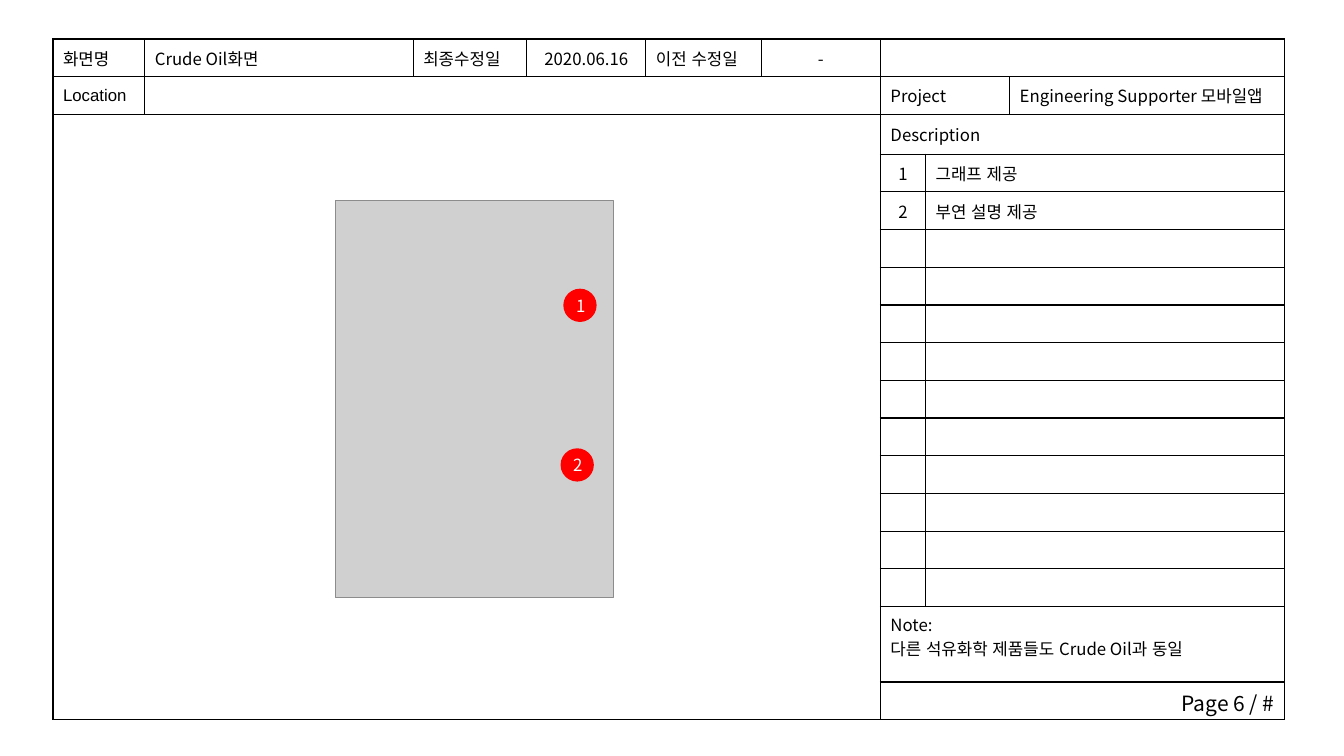
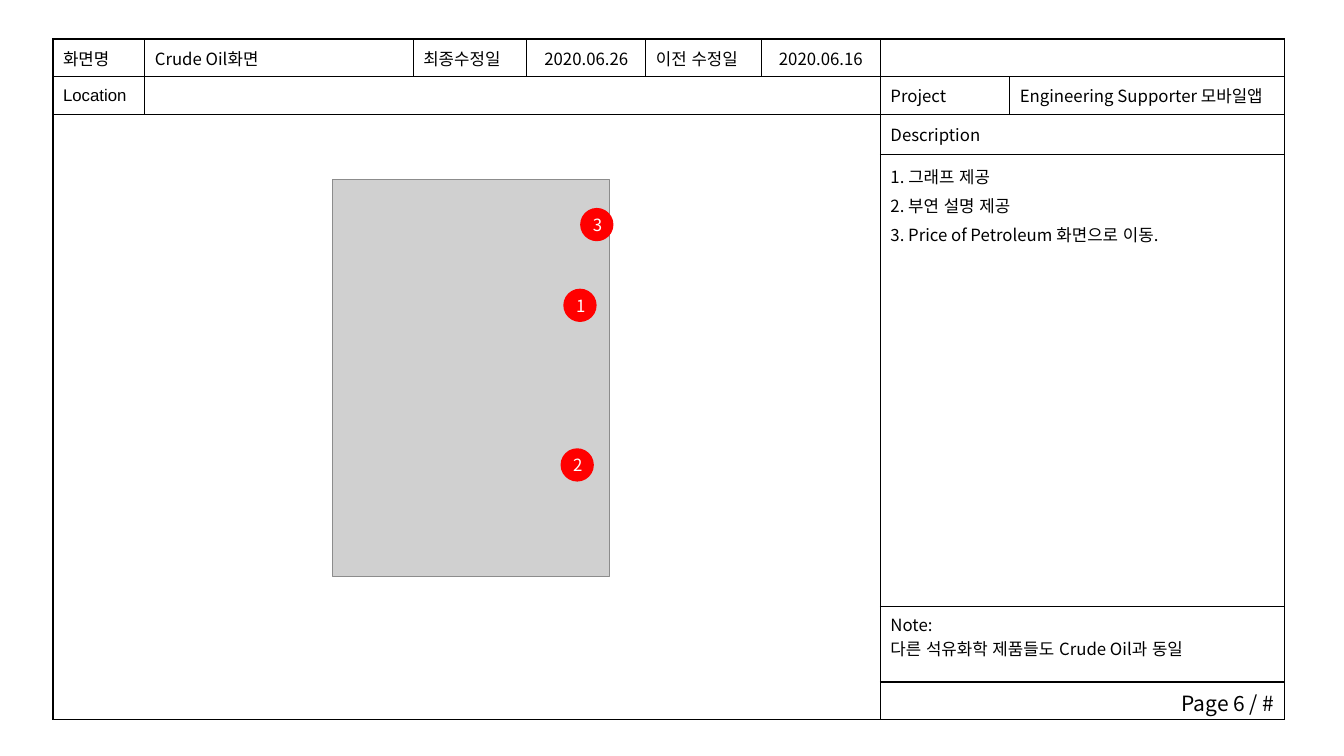
Before and after one commit to woocharle/ict.edu.UI-and-UX, a slide deck: slide 6 of 4.아키텍처설계/스토리보드.pptx. Drawn at 1344x756 pixels with LibreOffice and Linux fonts; fonts in the diff are those of the drawing; grey boxes stand for pictures. Boxes give left, top, right and bottom in pixels: in the first picture for what was removed or moved away, otherwise in the second. Text is boxed around its words. In the diff, an @@ line names an element or a change of style, - is before the commit and + after.

```diff
--- a/4.아키텍처설계/스토리보드.pptx
+++ b/4.아키텍처설계/스토리보드.pptx
@@ table at (53, 39, 1286, 720) @@
-화면명 | Crude Oil화면 | 최종수정일 | 2020.06.16 | 이전 수정일 | - |  |  | 
-Location |  |  |  |  |  | Project |  | Engineering Supporter 모바일앱
- |  |  |  |  |  | Description |  | 
- |  |  |  |  |  | 1 | 그래프 제공 | 
- |  |  |  |  |  | 2 | 부연 설명 제공 | 
- |  |  |  |  |  |  |  | 
- |  |  |  |  |  |  |  | 
- |  |  |  |  |  |  |  | 
- |  |  |  |  |  |  |  | 
- |  |  |  |  |  |  |  | 
- |  |  |  |  |  |  |  | 
- |  |  |  |  |  |  |  | 
- |  |  |  |  |  |  |  | 
- |  |  |  |  |  |  |  | 
- |  |  |  |  |  |  |  | 
- |  |  |  |  |  | Note: / 다른 석유화학 제품들도 Crude Oil과 동일 |  | 
- |  |  |  |  |  | Page 6 / # |  | 
+화면명 | Crude Oil화면 | 최종수정일 | 2020.06.26 | 이전 수정일 | 2020.06.16 |  | 
+Location |  |  |  |  |  | Project | Engineering Supporter 모바일앱
+ |  |  |  |  |  | Description | 
+ |  |  |  |  |  | 1. 그래프 제공 / 2. 부연 설명 제공 / 3. Price of Petroleum 화면으로 이동. | 
+ |  |  |  |  |  | Note: / 다른 석유화학 제품들도 Crude Oil과 동일 | 
+ |  |  |  |  |  | Page 6 / # | 
@@ picture: place and size @@
-picture at (336, 201, 614, 598)
+picture at (333, 179, 611, 577)
@@ ellipse added at (581, 208, 614, 241), fill #FF0000 @@
@@ text added at (593, 218, 602, 232), 12 pt, text #FFFFFF @@
+3
```
Also in this commit, not shown: 12 other slides changed, 4 slides added, 21 other files.
